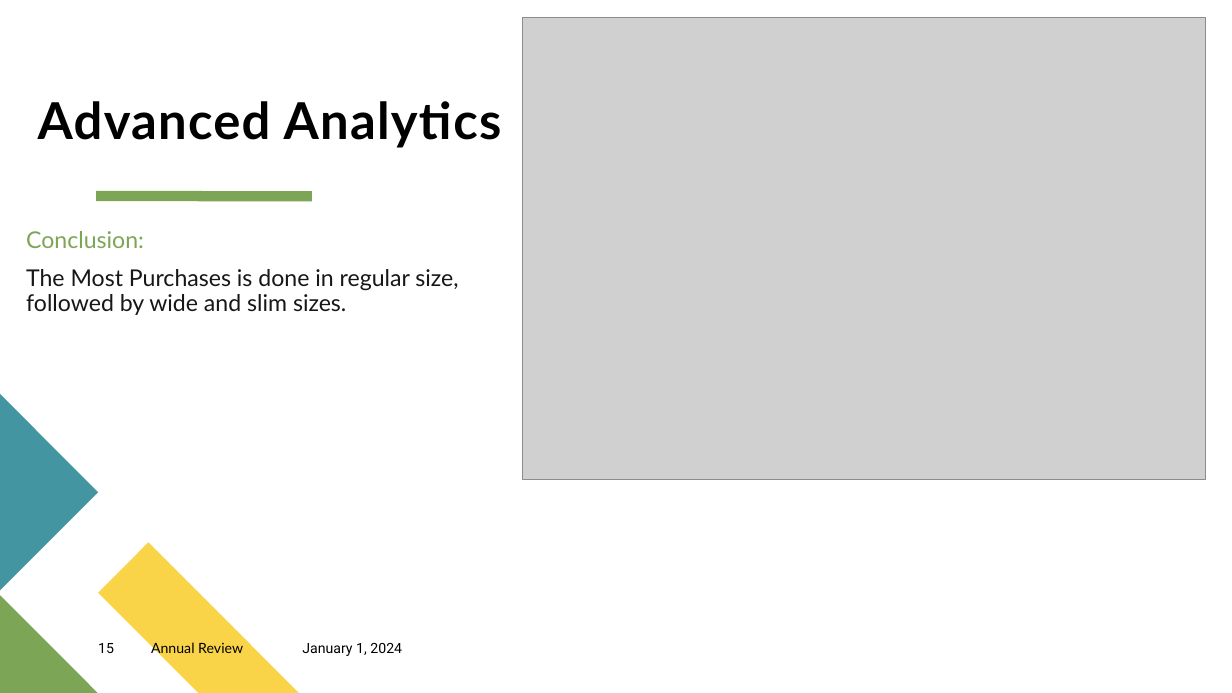
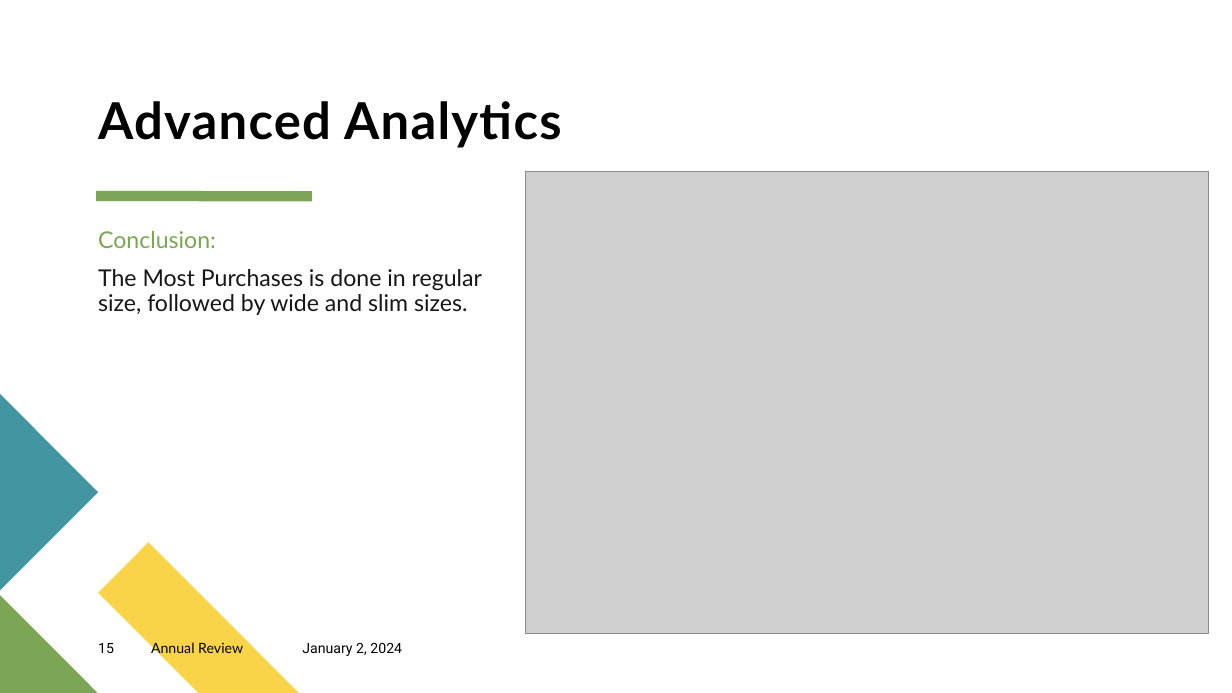
Before and after one commit to AlyAEE/Sports-Wear-Group-Classification-Project, a slide deck: slide 15 of Sport Wear Group Analytics.pptx. Drawn at 1232x693 pixels with LibreOffice and Linux fonts; fonts in the diff are those of the drawing; grey boxes stand for pictures. Boxes give left, top, right and bottom in pixels: in the first picture for what was removed or moved away, otherwise in the second. Text is boxed around its words. In the diff, an @@ line names an element or a change of style, - is before the commit and + after.

```diff
--- a/Sport Wear Group Analytics.pptx
+++ b/Sport Wear Group Analytics.pptx
@@ title "Advanced Analytics": place and size @@
-title "Advanced Analytics" at (38, 101, 502, 148)
+title "Advanced Analytics" at (98, 101, 562, 148)
@@ picture: place and size @@
-picture at (523, 18, 1206, 480)
+picture at (525, 171, 1208, 633)
@@ text "Conclusion:" rewrapped from (26, 231, 458, 315) to (98, 231, 482, 315) @@
@@ text at (302, 643, 402, 656): text changed @@
-January 1, 2024
+January 2, 2024
```
Also in this commit, not shown: 29 other slides changed, 2 slides added, 1 other file.
